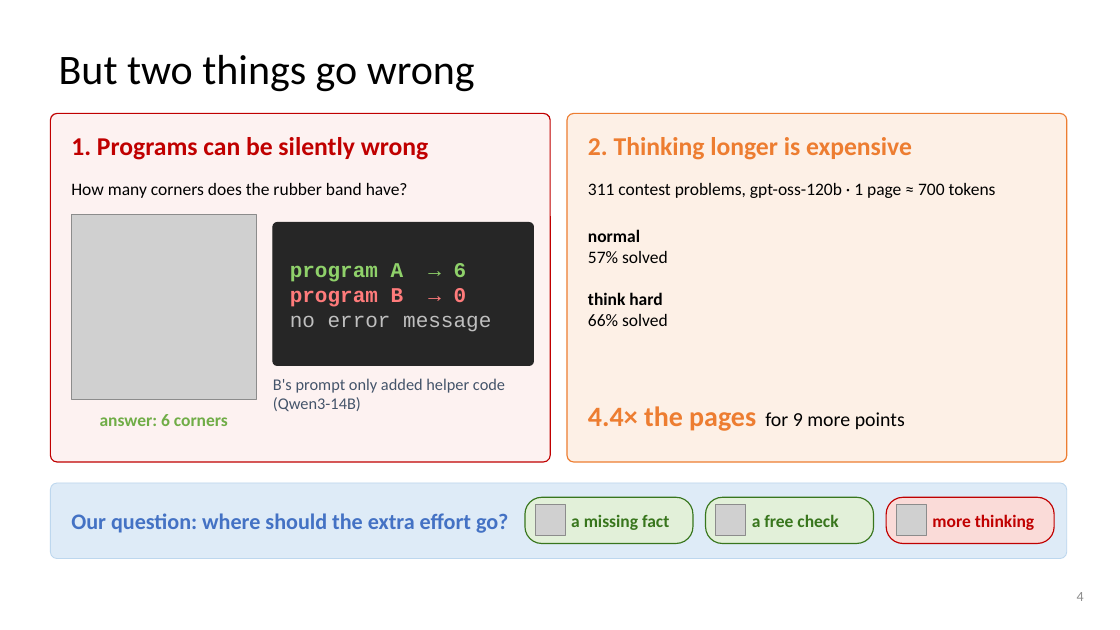
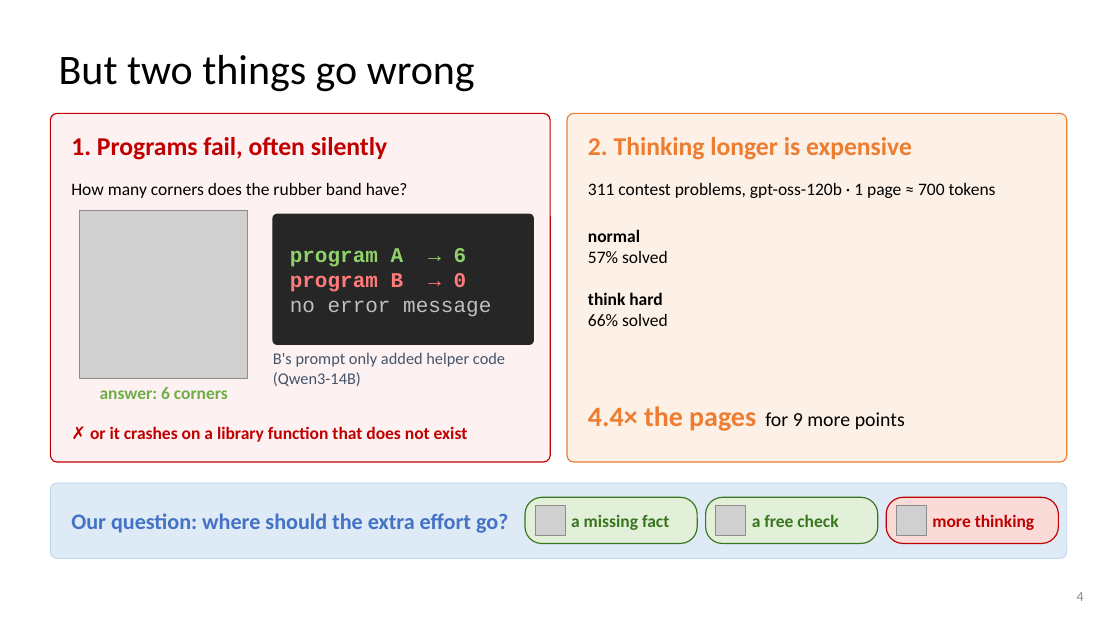
Before and after one commit to dlwns147/CSED490E_Project_Team5, a slide deck: slide 4 of PROPOSAL_slides.pptx. Drawn at 1120x630 pixels with LibreOffice and Linux fonts; fonts in the diff are those of the drawing; grey boxes stand for pictures; background and template pictures are left out. Boxes give left, top, right and bottom in pixels: in the first picture for what was removed or moved away, otherwise in the second. Text is boxed around its words. In the diff, an @@ line names an element or a change of style, - is before the commit and + after.

```diff
--- a/PROPOSAL_slides.pptx
+++ b/PROPOSAL_slides.pptx
@@ text at [71, 137, 388, 160]: text changed @@
-1. Programs can be silently wrong
+1. Programs fail, often silently
@@ picture: place and size @@
-picture at [71, 214, 256, 399]
+picture at [80, 210, 248, 378]
@@ rounded rectangle: place and size @@
-rounded rectangle at [273, 223, 534, 365]
+rounded rectangle at [273, 214, 534, 344]
@@ rounded rectangle at [273, 214, 534, 344]: proportions changed @@
@@ text "program A → 6": place and size @@
-text "program A → 6" at [290, 263, 491, 332]
+text "program A → 6" at [290, 248, 491, 317]
@@ text "B's prompt only added helper ...": place and size @@
-text "B's prompt only added helper ..." at [273, 378, 505, 411]
+text "B's prompt only added helper ..." at [273, 352, 505, 386]
@@ text "answer: 6 corners": place and size @@
-text "answer: 6 corners" at [100, 414, 228, 426]
+text "answer: 6 corners" at [100, 387, 228, 399]
@@ text added at [90, 426, 468, 442], 15 pt, text #C00000, bold @@
+✗ or it crashes on a library function that does not exist
@@ rounded rectangle: place and size @@
-rounded rectangle at [525, 497, 693, 544]
+rounded rectangle at [525, 497, 697, 544]
@@ rounded rectangle: place and size @@
-rounded rectangle at [706, 497, 874, 544]
+rounded rectangle at [706, 497, 878, 544]
@@ rounded rectangle: place and size @@
-rounded rectangle at [886, 497, 1054, 544]
+rounded rectangle at [886, 497, 1059, 544]
```
Also in this commit, not shown: 6 other slides changed, 3 other files.
